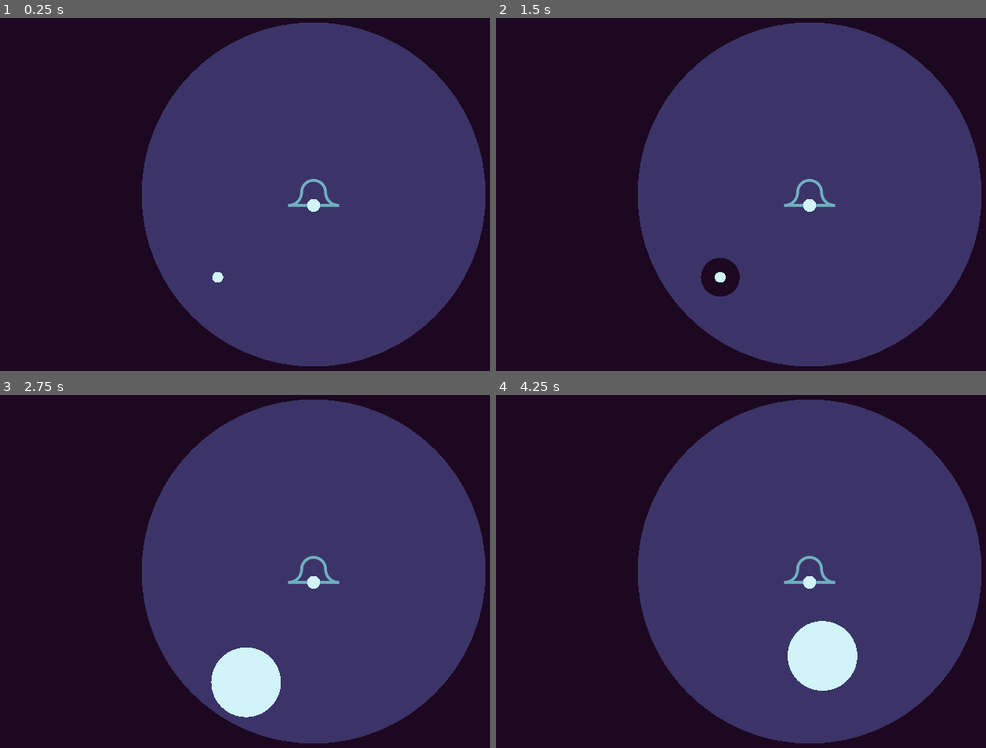
Above: before the commit, frames 1-4 (two rows, left to right).
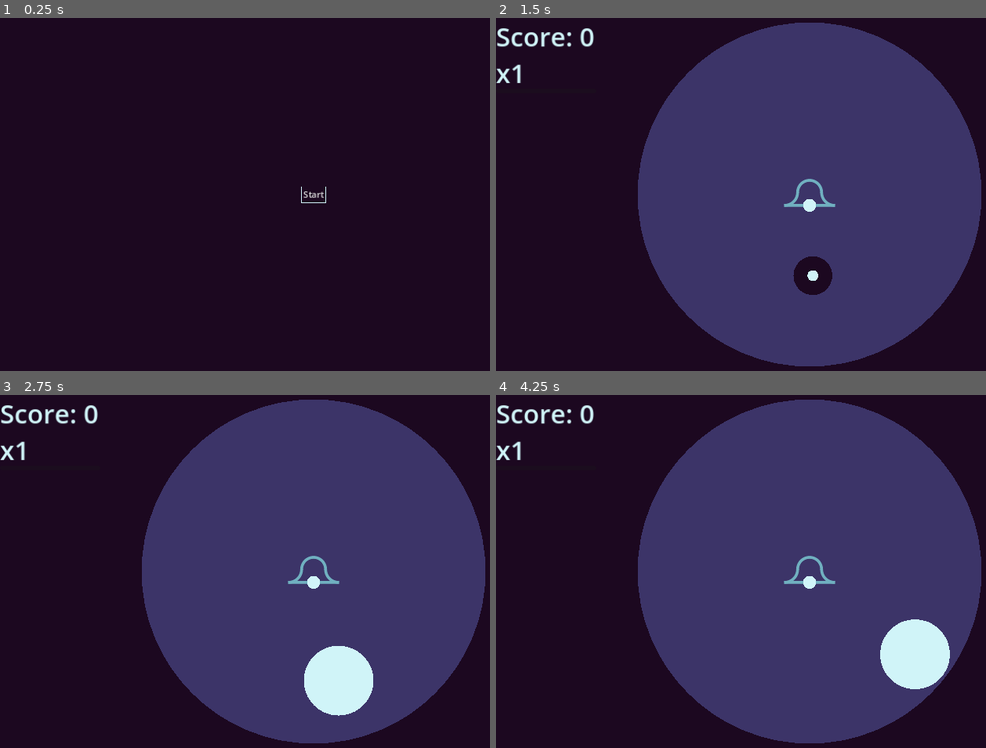
Above: after the commit, the same moments.

Repository: conradte3/ring-it-on
Game: Godot game, scene res://main.tscn
The game is run twice, just before and just after one commit, with the same random seed, the same clock (stepped at 60 frames per second) and the same inputs.
Inputs (mouse positions are in pixels of both pictures, inside the frame that each line leads up to):
- Up to frame 1 (0.25 s): no input
- Up to frame 2 (1.5 s): click (809, 194) at 0.5 s, where only the run after the commit has a clickable "Start"; tap Enter at 1.25 s; hold F (right) from 1.28 s (still down); hold Space (attack) from 1.28 s (still down)
- Up to frame 3 (2.75 s): release F (right) at 2.03 s; release Space (attack) at 2.03 s; hold D (down) from 2.03 s (still down); tap Space (attack) at 2.1 s
- Up to frame 4 (4.25 s): release D (down) at 2.78 s; hold F (right) 2.78-3.53 s; hold Space (attack) 2.78-3.53 s; hold E (up) from 3.53 s (still down); tap Space (attack) at 3.6 s

The runs differ from the first frame. In frame 1, 54% of the frame differs, in the area x 28-100%, y 1-99%; in frame 2, 2.0%; in frame 3, 5.0%; in frame 4, 5.0%.

Commit message:
Working menus and score

Diff:
--- a/bell.gd
+++ b/bell.gd
@@ -3,6 +3,9 @@
 var enemy_scene = preload("res://enemy.tscn")
 
 var wave_radius := 0.0
+
+signal enemy_died
+signal rang
 
 func _on_area_2d_area_entered(_area: Area2D) -> void:
 	ring()
@@ -16,7 +19,12 @@
 		var angle = randf_range(0.0, PI * 2)
 		var height = get_viewport_rect().size.y / 2. - 4.
 		inst.global_position = global_position + Vector2(height, 0.0).rotated(angle)
+		inst.died.connect(func():
+			enemy_died.emit()
+		)
 		owner.add_child.call_deferred(inst)
+
+	rang.emit()
 
 func update_wave(radius: float) -> void:
 	wave_radius = radius
--- a/enemy.gd
+++ b/enemy.gd
@@ -1,4 +1,6 @@
 extends Node2D
+
+signal died
 
 var target: Node2D
 var speed = 90.0
@@ -13,6 +15,12 @@
 
 var last_dir = Vector2.ZERO
 
+var death_radius: float = 0.0 : set = set_death_radius
+
+func set_death_radius(val: float) -> void:
+	death_radius = val
+	queue_redraw()
+
 func _ready() -> void:
 	target = get_tree().get_first_node_in_group("player")
 	if randi() % 3 == 0:
@@ -22,7 +30,11 @@
 
 	threshold = randf_range(0.2, 0.5)
 
+var should_process = true
 func _process(delta: float) -> void:
+	if not should_process:
+		return
+
 	time += delta
 	if time > threshold:
 		time -= threshold
@@ -51,10 +63,17 @@
 	last_dir = dir.normalized()
 
 func _draw() -> void:
-	draw_circle(Vector2.ZERO, radius, Color("70b0c0"))
+	if death_radius > 0.0:
+		draw_arc(Vector2.ZERO, death_radius, 0.0, PI*2., 16, Color("1c0820"), 1.0, true)
+	else:
+		draw_circle(Vector2.ZERO, radius, Color("70b0c0"))
 
 func die() -> void:
-	queue_free()
+	should_process = false
+	died.emit()
+	var tw = create_tween()
+	tw.tween_property(self, "death_radius", 20.0, 0.4)
+	tw.tween_callback(queue_free)
 
 func _on_avoid_detector_area_entered(area: Area2D) -> void:
 	avoiding.append(area)
--- /dev/null
+++ b/game.gd
@@ -0,0 +1,42 @@
+extends Node2D
+
+signal ended(score)
+
+var score := 0.0 : set = set_score
+var mult = 1 : set = set_mult
+var meter = 0.0 : set = set_meter
+
+func set_score(val: float) -> void:
+	score = val
+	$Score.text = "Score: %d\nx%d" % [score, mult]
+
+func set_mult(val: int) -> void:
+	mult = max(val, 1.0)
+	$Score.text = "Score: %d\nx%d" % [score, mult]
+
+func set_meter(val: float) -> void:
+	if val <= 0.0:
+		if mult > 1:
+			mult -= 1
+			meter = 10.0
+		else:
+			meter = 0.0
+	elif val >= 10.0:
+		meter = 0.0
+		mult += 1
+	else:
+		meter = val
+	$ProgressBar.value = meter
+
+func _on_player_died() -> void:
+	ended.emit(score)
+
+func _process(delta: float) -> void:
+	meter -= delta
+
+func _on_bell_rang() -> void:
+	meter += 2
+
+func _on_bell_enemy_died() -> void:
+	score += 10.0
+	meter += 1
--- /dev/null
+++ b/game.tscn
@@ -0,0 +1,41 @@
+[gd_scene load_steps=5 format=3 uid="uid://c3o6vaxo4iaqs"]
+
+[ext_resource type="Script" path="res://background.gd" id="1_cbnv1"]
+[ext_resource type="Script" path="res://game.gd" id="1_t4wyq"]
+[ext_resource type="PackedScene" uid="uid://cr66hiyocclu4" path="res://player.tscn" id="2_1thw8"]
+[ext_resource type="PackedScene" uid="uid://dhxy55ndj57jo" path="res://bell.tscn" id="3_k6hn3"]
+
+[node name="Game" type="Node2D"]
+z_index = -1
+script = ExtResource("1_t4wyq")
+
+[node name="Background" type="Node2D" parent="."]
+script = ExtResource("1_cbnv1")
+
+[node name="Player" parent="." groups=["player"] instance=ExtResource("2_1thw8")]
+position = Vector2(570, 473)
+
+[node name="Bell" parent="." instance=ExtResource("3_k6hn3")]
+position = Vector2(576, 324)
+
+[node name="Score" type="RichTextLabel" parent="."]
+offset_right = 289.0
+offset_bottom = 67.0
+theme_override_colors/default_color = Color(0.815686, 0.956863, 0.972549, 1)
+theme_override_font_sizes/normal_font_size = 48
+text = "Score: 0
+x1"
+fit_content = true
+scroll_active = false
+
+[node name="ProgressBar" type="ProgressBar" parent="."]
+offset_top = 130.0
+offset_right = 184.0
+offset_bottom = 138.0
+max_value = 10.0
+value = 3.11
+show_percentage = false
+
+[connection signal="died" from="Player" to="." method="_on_player_died"]
+[connection signal="enemy_died" from="Bell" to="." method="_on_bell_enemy_died"]
+[connection signal="rang" from="Bell" to="." method="_on_bell_rang"]
--- a/main.gd
+++ b/main.gd
@@ -1,8 +1,26 @@
 extends Node
 
-func _on_player_died() -> void:
+var high_score = 0.0
+
+var game_scene = preload("res://game.tscn")
+
+func _on_restart_pressed() -> void:
+	$Control/GameOver.visible = false
+	start()
+
+func start() -> void:
+	var game = game_scene.instantiate()
+	game.ended.connect(_on_game_ended)
+	add_child(game)
+
+func _on_game_ended(score: float) -> void:
+	high_score = max(score, high_score)
+	$Control/GameOver/Score.text = "Score: %d\nHigh Score: %d" % [score, high_score]
 	$Control/GameOver.visible = true
+	$Game.queue_free()
 
 
-func _on_restart_pressed() -> void:
-	get_tree().reload_current_scene()
+
+func _on_start_pressed() -> void:
+	$Control/MainMenu.visible = false
+	start()
--- a/main.tscn
+++ b/main.tscn
@@ -1,29 +1,13 @@
-[gd_scene load_steps=7 format=3 uid="uid://bgmreagrm8y47"]
+[gd_scene load_steps=4 format=3 uid="uid://bgmreagrm8y47"]
 
-[ext_resource type="PackedScene" uid="uid://cr66hiyocclu4" path="res://player.tscn" id="1_8en8c"]
 [ext_resource type="Script" path="res://main.gd" id="1_lhd8t"]
-[ext_resource type="Script" path="res://background.gd" id="2_ftglq"]
-[ext_resource type="PackedScene" uid="uid://dhxy55ndj57jo" path="res://bell.tscn" id="2_s0uu7"]
+[ext_resource type="StyleBox" uid="uid://brbtuxlha3p3" path="res://panel.tres" id="2_vk78x"]
 [ext_resource type="StyleBox" uid="uid://dqxl1rd7ngpft" path="res://outline.tres" id="5_miere"]
-
-[sub_resource type="StyleBoxFlat" id="StyleBoxFlat_3fxyt"]
-bg_color = Color(0.109804, 0.0313726, 0.12549, 1)
 
 [node name="Main" type="Node"]
 script = ExtResource("1_lhd8t")
 
-[node name="Background" type="Node2D" parent="."]
-script = ExtResource("2_ftglq")
-
-[node name="Player" parent="." groups=["player"] instance=ExtResource("1_8en8c")]
-position = Vector2(400, 476)
-
-[node name="Bell" parent="." instance=ExtResource("2_s0uu7")]
-position = Vector2(576, 324)
-
 [node name="Control" type="Control" parent="."]
-visible = false
-z_index = 1
 layout_mode = 3
 anchors_preset = 15
 anchor_right = 1.0
@@ -32,13 +16,14 @@
 grow_vertical = 2
 
 [node name="GameOver" type="Panel" parent="Control"]
+visible = false
 layout_mode = 1
 anchors_preset = 15
 anchor_right = 1.0
 anchor_bottom = 1.0
 grow_horizontal = 2
 grow_vertical = 2
-theme_override_styles/panel = SubResource("StyleBoxFlat_3fxyt")
+theme_override_styles/panel = ExtResource("2_vk78x")
 
 [node name="RichTextLabel" type="RichTextLabel" parent="Control/GameOver"]
 layout_mode = 1
@@ -50,7 +35,7 @@
 fit_content = true
 scroll_active = false
 
-[node name="RichTextLabel2" type="RichTextLabel" parent="Control/GameOver"]
+[node name="Score" type="RichTextLabel" parent="Control/GameOver"]
 layout_mode = 1
 anchors_preset = 4
 anchor_top = 0.5
@@ -81,5 +66,34 @@
 theme_override_styles/focus = ExtResource("5_miere")
 text = "Restart"
 
-[connection signal="died" from="Player" to="." method="_on_player_died"]
+[node name="MainMenu" type="Panel" parent="Control"]
+layout_mode = 1
+anchors_preset = 15
+anchor_right = 1.0
+anchor_bottom = 1.0
+grow_horizontal = 2
+grow_vertical = 2
+theme_override_styles/panel = ExtResource("2_vk78x")
+
+[node name="Start" type="Button" parent="Control/MainMenu"]
+layout_mode = 1
+anchors_preset = 8
+anchor_left = 0.5
+anchor_top = 0.5
+anchor_right = 0.5
+anchor_bottom = 0.5
+offset_left = -23.0
+offset_top = -15.5
+offset_right = 23.0
+offset_bottom = 15.5
+grow_horizontal = 2
+grow_vertical = 2
+theme_override_styles/normal = ExtResource("5_miere")
+theme_override_styles/hover = ExtResource("5_miere")
+theme_override_styles/pressed = ExtResource("5_miere")
+theme_override_styles/disabled = ExtResource("5_miere")
+theme_override_styles/focus = ExtResource("5_miere")
+text = "Start"
+
 [connection signal="pressed" from="Control/GameOver/Restart" to="." method="_on_restart_pressed"]
+[connection signal="pressed" from="Control/MainMenu/Start" to="." method="_on_start_pressed"]
--- /dev/null
+++ b/panel.tres
@@ -0,0 +1,4 @@
+[gd_resource type="StyleBoxFlat" format=3 uid="uid://brbtuxlha3p3"]
+
+[resource]
+bg_color = Color(0.109804, 0.0313726, 0.12549, 1)
Not shown, added: export_presets.cfg
